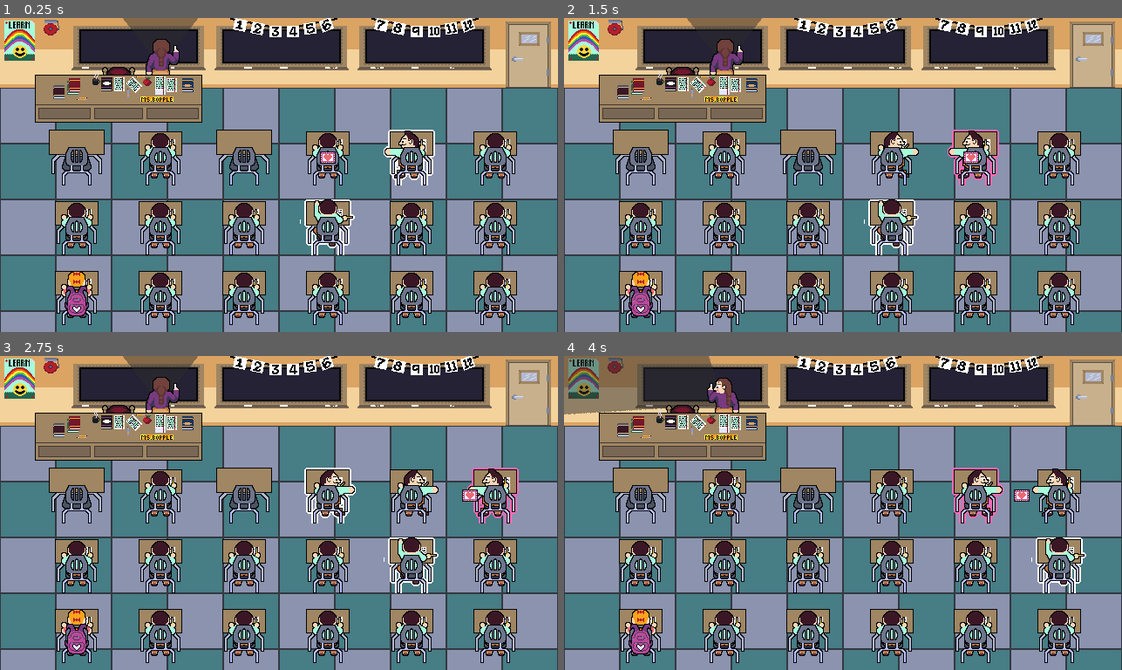
Above: before the commit, frames 1-4 (two rows, left to right).
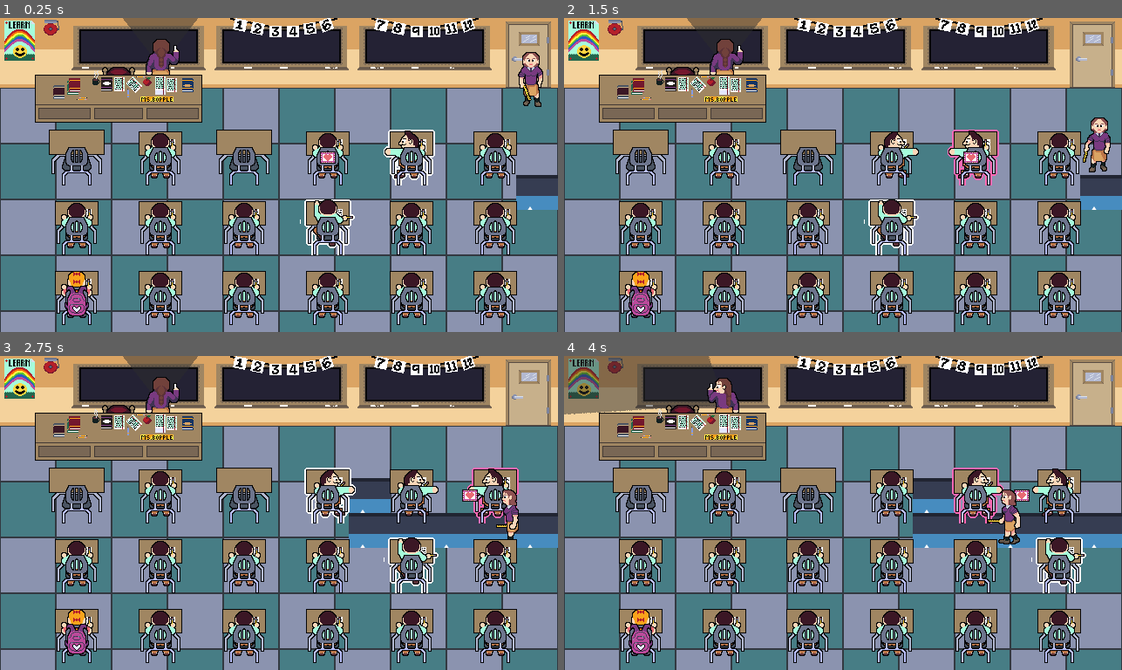
Above: after the commit, the same moments.

Repository: RacBrosGaming/Love-Note
Game: Godot game, scene res://Levels/class_room.tscn
The game is run twice, just before and just after one commit, with the same random seed, the same clock (stepped at 60 frames per second) and the same inputs. The engine's default icon, where the game draws it, is replaced by a stand-in: a white triangle on a blue panel in a dark square.
Inputs (mouse positions are in pixels of both pictures, inside the frame that each line leads up to):
- Up to frame 1 (0.25 s): no input
- Up to frame 2 (1.5 s): move the mouse to (642, 228) at 0.52 s; hold Right (right) 0.53-1.28 s; hold Space (select) 0.53-1.28 s; click (642, 228) at 0.67 s; move the mouse to (725, 156) at 1.27 s; hold Down (down) from 1.28 s (still down); tap Space (select) at 1.35 s; click (725, 156) at 1.42 s
- Up to frame 3 (2.75 s): move the mouse to (161, 566) at 2.02 s; release Down (down) at 2.03 s; hold Right (right) from 2.03 s (still down); hold Space (select) from 2.03 s (still down); click (161, 566) at 2.17 s
- Up to frame 4 (4 s): move the mouse to (725, 635) at 2.77 s; release Right (right) at 2.78 s; release Space (select) at 2.78 s; hold Up (up) 2.78-3.53 s; tap Space (select) at 2.85 s; click (725, 635) at 2.92 s; move the mouse to (809, 566) at 3.52 s; hold Left (left) from 3.53 s (still down); hold Space (select) from 3.53 s (still down); click (809, 566) at 3.67 s

The runs differ from the first frame. In frame 1, 1.4% of the frame differs, in the area x 92-100%, y 10-62%; in frame 2, 1.4%; in frame 3, 4.3%; in frame 4, 4.4%, in the area x 62-100%, y 38-62%.

Commit message:
setting up teachers assistant

Diff:
--- a/Levels/class_room.tscn
+++ b/Levels/class_room.tscn
@@ -1,10 +1,11 @@
-[gd_scene load_steps=13 format=3 uid="uid://bxby0dmjb6vx4"]
+[gd_scene load_steps=14 format=3 uid="uid://bxby0dmjb6vx4"]
 
 [ext_resource type="Script" path="res://Levels/class_room.gd" id="1_o8rf2"]
 [ext_resource type="PackedScene" uid="uid://bycek0e5qii0i" path="res://Scenes/grid.tscn" id="2_ctuag"]
 [ext_resource type="Texture2D" uid="uid://bwjfxpml8l2yu" path="res://Assets/Classroom/classroom.png" id="2_s2hma"]
 [ext_resource type="Texture2D" uid="uid://h46fx5mu0u63" path="res://Assets/Teacher/spritesheet_teacher_desk.png" id="3_picyj"]
 [ext_resource type="PackedScene" uid="uid://uyj6biijy682" path="res://NPCs/teacher.tscn" id="4_mgn65"]
+[ext_resource type="PackedScene" uid="uid://b3iy832u4660f" path="res://NPCs/teacher_assistant.tscn" id="6_72k1s"]
 
 [sub_resource type="AtlasTexture" id="AtlasTexture_7qu55"]
 atlas = ExtResource("3_picyj")
@@ -45,6 +46,7 @@
 normal = Vector2(-1, 0)
 
 [node name="ClassRoom" type="Node2D"]
+y_sort_enabled = true
 script = ExtResource("1_o8rf2")
 
 [node name="TextureRect" type="TextureRect" parent="."]
@@ -54,15 +56,22 @@
 texture = ExtResource("2_s2hma")
 
 [node name="GridPosition" type="Marker2D" parent="."]
+y_sort_enabled = true
 position = Vector2(40, 120)
 gizmo_extents = 32.0
 
 [node name="Grid" parent="GridPosition" instance=ExtResource("2_ctuag")]
+metadata/_edit_lock_ = true
 
 [node name="Teacher" parent="." instance=ExtResource("4_mgn65")]
 position = Vector2(184, 56)
 
+[node name="TeacherAssistant" parent="." node_paths=PackedStringArray("grid") instance=ExtResource("6_72k1s")]
+position = Vector2(608, 72)
+grid = NodePath("../GridPosition/Grid")
+
 [node name="AnimatedSprite2D" type="AnimatedSprite2D" parent="."]
+y_sort_enabled = true
 position = Vector2(136, 88)
 sprite_frames = SubResource("SpriteFrames_yfxkw")
 autoplay = "default"
--- a/NPCs/teacher.tscn
+++ b/NPCs/teacher.tscn
@@ -126,12 +126,10 @@
 height = 64.0
 
 [node name="Teacher" type="CharacterBody2D"]
+y_sort_enabled = true
 script = ExtResource("1_hblwe")
 
 [node name="AnimatedSprite2D" type="AnimatedSprite2D" parent="."]
-z_index = -4
-z_as_relative = false
-y_sort_enabled = true
 sprite_frames = SubResource("SpriteFrames_r6mjn")
 animation = &"look_up"
 autoplay = "idle"
--- /dev/null
+++ b/NPCs/teacher_assistant.gd
@@ -0,0 +1,67 @@
+extends Node2D
+class_name TeacherAssistant
+
+const SPEED = 50.0
+
+@export var grid: Grid
+
+@onready var animated_sprite_2d: AnimatedSprite2D = $AnimatedSprite2D
+@onready var walk_timer: Timer = $WalkTimer
+
+var walk_path: Array[Vector2]
+var moving := false
+var target_position := Vector2(-1, -1)
+
+func _ready() -> void:
+	walk_timer.timeout.connect(_on_walk_timer_timeout)
+
+func _process(_delta: float) -> void:
+	var direction := global_position.direction_to(target_position)
+	var animation := "walk"
+	if global_position.is_equal_approx(target_position):
+		if !walk_path.is_empty() && walk_path.size() > 1:
+			direction = global_position.direction_to(walk_path[1])
+		animation = "idle"
+	match direction:
+		Vector2.LEFT:
+			animated_sprite_2d.play(animation + "_left")
+		Vector2.RIGHT:
+			animated_sprite_2d.play(animation + "_right")
+		Vector2.UP:
+			animated_sprite_2d.play(animation + "_up")
+		Vector2.DOWN, _:
+			animated_sprite_2d.play(animation + "_down")
+
+
+
+func _physics_process(_delta: float) -> void:
+	if walk_path.is_empty():
+		get_random_walk_path()
+		return
+
+	#if target_position.is_equal_approx(Vector2(-1, -1)):
+		#return
+
+	if moving == false:
+		target_position = walk_path.front()
+		moving = true
+
+	global_position = global_position.move_toward(target_position, 1)
+
+	if global_position.is_equal_approx(target_position):
+		walk_path.pop_front()
+		if !walk_path.is_empty():
+			target_position = walk_path.front()
+		else:
+			moving = false
+
+func get_random_walk_path() -> void:
+	var column := randi_range(0, grid.walking_area.x - 2)
+	var row := randi_range(0, grid.walking_area.y - 2)
+	var target_cell := Vector2i(column, row)
+	var path := grid.find_npc_path(global_position, target_cell)
+	walk_path = path
+
+func _on_walk_timer_timeout() -> void:
+
+	walk_timer.start()
--- /dev/null
+++ b/NPCs/teacher_assistant.tscn
@@ -0,0 +1,218 @@
+[gd_scene load_steps=28 format=3 uid="uid://b3iy832u4660f"]
+
+[ext_resource type="Texture2D" uid="uid://cv11ve43s03o" path="res://Assets/Teacher/teacher_assistant_walk_down.png" id="1_icfs4"]
+[ext_resource type="Script" path="res://NPCs/teacher_assistant.gd" id="1_rq2fs"]
+[ext_resource type="Texture2D" uid="uid://8eb6wl7ca7tt" path="res://Assets/Teacher/teacher_assistant_walk_up.png" id="2_l0oxo"]
+[ext_resource type="Texture2D" uid="uid://cigyfqlhcm243" path="res://Assets/Teacher/teacher_assistant_walk_right.png" id="3_j2ug5"]
+
+[sub_resource type="AtlasTexture" id="AtlasTexture_0ogy8"]
+atlas = ExtResource("1_icfs4")
+region = Rect2(0, 0, 64, 64)
+
+[sub_resource type="AtlasTexture" id="AtlasTexture_48j4t"]
+atlas = ExtResource("1_icfs4")
+region = Rect2(128, 0, 64, 64)
+
+[sub_resource type="AtlasTexture" id="AtlasTexture_tp831"]
+atlas = ExtResource("3_j2ug5")
+region = Rect2(256, 0, 64, 64)
+
+[sub_resource type="AtlasTexture" id="AtlasTexture_kifpw"]
+atlas = ExtResource("3_j2ug5")
+region = Rect2(384, 0, 64, 64)
+
+[sub_resource type="AtlasTexture" id="AtlasTexture_0mhp4"]
+atlas = ExtResource("3_j2ug5")
+region = Rect2(0, 0, 64, 64)
+
+[sub_resource type="AtlasTexture" id="AtlasTexture_lcevr"]
+atlas = ExtResource("3_j2ug5")
+region = Rect2(128, 0, 64, 64)
+
+[sub_resource type="AtlasTexture" id="AtlasTexture_kpja4"]
+atlas = ExtResource("2_l0oxo")
+region = Rect2(0, 0, 64, 64)
+
+[sub_resource type="AtlasTexture" id="AtlasTexture_kt3ig"]
+atlas = ExtResource("1_icfs4")
+region = Rect2(0, 0, 64, 64)
+
+[sub_resource type="AtlasTexture" id="AtlasTexture_qcq22"]
+atlas = ExtResource("1_icfs4")
+region = Rect2(64, 0, 64, 64)
+
+[sub_resource type="AtlasTexture" id="AtlasTexture_jq3sx"]
+atlas = ExtResource("1_icfs4")
+region = Rect2(128, 0, 64, 64)
+
+[sub_resource type="AtlasTexture" id="AtlasTexture_uixlt"]
+atlas = ExtResource("1_icfs4")
+region = Rect2(192, 0, 64, 64)
+
+[sub_resource type="AtlasTexture" id="AtlasTexture_h4frg"]
+atlas = ExtResource("3_j2ug5")
+region = Rect2(256, 0, 64, 64)
+
+[sub_resource type="AtlasTexture" id="AtlasTexture_aimx3"]
+atlas = ExtResource("3_j2ug5")
+region = Rect2(320, 0, 64, 64)
+
+[sub_resource type="AtlasTexture" id="AtlasTexture_81fj4"]
+atlas = ExtResource("3_j2ug5")
+region = Rect2(384, 0, 64, 64)
+
+[sub_resource type="AtlasTexture" id="AtlasTexture_tlstm"]
+atlas = ExtResource("3_j2ug5")
+region = Rect2(448, 0, 64, 64)
+
+[sub_resource type="AtlasTexture" id="AtlasTexture_5dylh"]
+atlas = ExtResource("3_j2ug5")
+region = Rect2(0, 0, 64, 64)
+
+[sub_resource type="AtlasTexture" id="AtlasTexture_oblis"]
+atlas = ExtResource("3_j2ug5")
+region = Rect2(64, 0, 64, 64)
+
+[sub_resource type="AtlasTexture" id="AtlasTexture_2v70b"]
+atlas = ExtResource("3_j2ug5")
+region = Rect2(128, 0, 64, 64)
+
+[sub_resource type="AtlasTexture" id="AtlasTexture_uln7j"]
+atlas = ExtResource("3_j2ug5")
+region = Rect2(192, 0, 64, 64)
+
+[sub_resource type="AtlasTexture" id="AtlasTexture_vdnd7"]
+atlas = ExtResource("2_l0oxo")
+region = Rect2(0, 0, 64, 64)
+
+[sub_resource type="AtlasTexture" id="AtlasTexture_1tfay"]
+atlas = ExtResource("2_l0oxo")
+region = Rect2(64, 0, 64, 64)
+
+[sub_resource type="AtlasTexture" id="AtlasTexture_7fpbd"]
+atlas = ExtResource("2_l0oxo")
+region = Rect2(128, 0, 64, 64)
+
+[sub_resource type="SpriteFrames" id="SpriteFrames_cpvfd"]
+animations = [{
+"frames": [{
+"duration": 1.0,
+"texture": SubResource("AtlasTexture_0ogy8")
+}, {
+"duration": 1.0,
+"texture": SubResource("AtlasTexture_48j4t")
+}],
+"loop": true,
+"name": &"idle_down",
+"speed": 2.0
+}, {
+"frames": [{
+"duration": 1.0,
+"texture": SubResource("AtlasTexture_tp831")
+}, {
+"duration": 1.0,
+"texture": SubResource("AtlasTexture_kifpw")
+}],
+"loop": true,
+"name": &"idle_left",
+"speed": 2.0
+}, {
+"frames": [{
+"duration": 1.0,
+"texture": SubResource("AtlasTexture_0mhp4")
+}, {
+"duration": 1.0,
+"texture": SubResource("AtlasTexture_lcevr")
+}],
+"loop": true,
+"name": &"idle_right",
+"speed": 2.0
+}, {
+"frames": [{
+"duration": 1.0,
+"texture": SubResource("AtlasTexture_kpja4")
+}],
+"loop": true,
+"name": &"idle_up",
+"speed": 5.0
+}, {
+"frames": [{
+"duration": 1.0,
+"texture": SubResource("AtlasTexture_kt3ig")
+}, {
+"duration": 1.0,
+"texture": SubResource("AtlasTexture_qcq22")
+}, {
+"duration": 1.0,
+"texture": SubResource("AtlasTexture_jq3sx")
+}, {
+"duration": 1.0,
+"texture": SubResource("AtlasTexture_uixlt")
+}],
+"loop": true,
+"name": &"walk_down",
+"speed": 5.0
+}, {
+"frames": [{
+"duration": 1.0,
+"texture": SubResource("AtlasTexture_h4frg")
+}, {
+"duration": 1.0,
+"texture": SubResource("AtlasTexture_aimx3")
+}, {
+"duration": 1.0,
+"texture": SubResource("AtlasTexture_81fj4")
+}, {
+"duration": 1.0,
+"texture": SubResource("AtlasTexture_tlstm")
+}],
+"loop": true,
+"name": &"walk_left",
+"speed": 5.0
+}, {
+"frames": [{
+"duration": 1.0,
+"texture": SubResource("AtlasTexture_5dylh")
+}, {
+"duration": 1.0,
+"texture": SubResource("AtlasTexture_oblis")
+}, {
+"duration": 1.0,
+"texture": SubResource("AtlasTexture_2v70b")
+}, {
+"duration": 1.0,
+"texture": SubResource("AtlasTexture_uln7j")
+}],
+"loop": true,
+"name": &"walk_right",
+"speed": 5.0
+}, {
+"frames": [{
+"duration": 1.0,
+"texture": SubResource("AtlasTexture_vdnd7")
+}, {
+"duration": 1.0,
+"texture": SubResource("AtlasTexture_1tfay")
+}, {
+"duration": 1.0,
+"texture": SubResource("AtlasTexture_7fpbd")
+}],
+"loop": true,
+"name": &"walk_up",
+"speed": 5.0
+}]
+
+[node name="TeacherAssistant" type="Node2D"]
+y_sort_enabled = true
+script = ExtResource("1_rq2fs")
+
+[node name="AnimatedSprite2D" type="AnimatedSprite2D" parent="."]
+position = Vector2(0, -16)
+sprite_frames = SubResource("SpriteFrames_cpvfd")
+animation = &"idle_down"
+autoplay = "idle_down"
+
+[node name="WalkTimer" type="Timer" parent="."]
+wait_time = 2.0
+one_shot = true
+autostart = true
--- a/Scenes/desk.tscn
+++ b/Scenes/desk.tscn
@@ -60,6 +60,7 @@
 }
 
 [node name="Desk" type="Area2D"]
+y_sort_enabled = true
 collision_layer = 4
 collision_mask = 0
 monitoring = false
--- a/Scenes/empty_desk.tscn
+++ b/Scenes/empty_desk.tscn
@@ -5,6 +5,7 @@
 [ext_resource type="Texture2D" uid="uid://dhiij4f5op4ku" path="res://Assets/Desk/desk_dirty.png" id="3_mmit6"]
 
 [node name="EmptyDesk" type="Node2D"]
+y_sort_enabled = true
 script = ExtResource("1_l6nre")
 desks = Array[Texture2D]([ExtResource("2_mofe2"), ExtResource("3_mmit6")])
 
--- a/Scenes/grid.gd
+++ b/Scenes/grid.gd
@@ -1,8 +1,11 @@
 @tool
 extends Node2D
+class_name Grid
 
 @export var desk_count := Vector2i(6, 3)
 @export var desk_size := Vector2i(96, 80)
+var walking_area := desk_count * 2
+var walking_tile_size := desk_size / 2
 
 const NOTE_SCENE = preload("res://Scenes/note.tscn")
 const DESK_SCENE = preload("res://Scenes/desk.tscn")
@@ -10,8 +13,10 @@
 
 @onready var desks: TileMapLayerScene = $Desks
 @onready var a_star_debug: TileMapLayer = $AStarDebug
+@onready var walkable_grid: TileMapLayer = $WalkableGrid
 
 var a_star_grid: AStarGrid2D
+var npc_a_star_grid: AStarGrid2D
 var note: Note
 var start_position: Vector2i
 var end_position: Vector2i
@@ -22,12 +27,12 @@
 	if not Engine.is_editor_hint():
 		spawn_note()
 		spawn_note_destination()
-		while find_path().is_empty():
-			print("callled")
+		while find_goal_path().is_empty():
 			reroll_empty_desks()
-	var desk := desks.get_cell_scene(end_position) as Desk
-	if is_instance_valid(desk):
-		desk.goal = true
+		var desk := desks.get_cell_scene(end_position) as Desk
+		if is_instance_valid(desk):
+			desk.goal = true
+		#debug_npc_path()
 
 func setup_grids() -> void:
 	desks.clear()
@@ -42,12 +47,52 @@
 	a_star_grid.diagonal_mode = AStarGrid2D.DIAGONAL_MODE_NEVER
 	a_star_grid.jumping_enabled = false
 	a_star_grid.update()
+	setup_npc_grid()
 
-func find_path() -> Array[Vector2i]:
+func setup_npc_grid() -> void:
+	walkable_grid.clear()
+	walkable_grid.tile_set.tile_size = walking_tile_size
+	walkable_grid.position = walking_tile_size / 2
+	npc_a_star_grid = AStarGrid2D.new()
+	npc_a_star_grid.region = Rect2i(Vector2i.ZERO, walking_area)
+	npc_a_star_grid.offset = walking_tile_size / 2
+	npc_a_star_grid.cell_size = walking_tile_size
+	npc_a_star_grid.default_compute_heuristic = AStarGrid2D.HEURISTIC_MANHATTAN
+	npc_a_star_grid.default_estimate_heuristic = AStarGrid2D.HEURISTIC_MANHATTAN
+	npc_a_star_grid.diagonal_mode = AStarGrid2D.DIAGONAL_MODE_NEVER
+	npc_a_star_grid.jumping_enabled = false
+	npc_a_star_grid.update()
+
+func find_goal_path() -> Array[Vector2i]:
+	a_star_debug.clear()
 	var path := a_star_grid.get_id_path(start_position, end_position)
 	for cell in path:
 		a_star_debug.set_cell(cell, 0, Vector2.ZERO)
 	return path
+
+func find_npc_path(start: Vector2i, end: Vector2i) -> Array[Vector2]:
+	walkable_grid.clear()
+	var global_path: Array[Vector2]
+	var starting_cell := walkable_grid.local_to_map(walkable_grid.to_local(start))
+	if npc_a_star_grid.is_in_bounds(starting_cell.x, starting_cell.y):
+		var path := npc_a_star_grid.get_id_path(walkable_grid.local_to_map(walkable_grid.to_local(start)), end)
+		for cell in path:
+			walkable_grid.set_cell(cell, 0, Vector2.RIGHT)
+			var global_cell_position := walkable_grid.to_global(walkable_grid.map_to_local(cell))
+			global_path.append(global_cell_position)
+	else:
+		var top_right := Vector2(npc_a_star_grid.region.size.x - 1, 1)
+		walkable_grid.set_cell(top_right, 0, Vector2.RIGHT)
+		var top_right_global_position := walkable_grid.to_global(walkable_grid.map_to_local(top_right))
+		global_path.append(top_right_global_position)
+	return global_path
+
+func debug_npc_path() -> void:
+	for column in npc_a_star_grid.region.size.x:
+		for row in npc_a_star_grid.region.size.y:
+			var cell := Vector2i(column, row)
+			if !npc_a_star_grid.is_point_solid(cell):
+				walkable_grid.set_cell(cell, 0, Vector2.ZERO)
 
 func spawn_desks() -> void:
 	for i in desk_count.x:
@@ -95,6 +140,7 @@
 	var desk := desk_scene.instantiate()
 	desks.set_cell_scene(desk_position, desk)
 	a_star_grid.set_point_solid(desk_position, desk_scene != DESK_SCENE)
+	npc_a_star_grid.set_point_solid(desk_position * 2, true)
 
 func get_random_desk() -> PackedScene:
 	var rand: int = randi_range(0, 2)
--- a/Scenes/grid.tscn
+++ b/Scenes/grid.tscn
@@ -13,16 +13,36 @@
 tile_size = Vector2i(96, 80)
 sources/0 = SubResource("TileSetAtlasSource_yry3m")
 
+[sub_resource type="TileSetAtlasSource" id="TileSetAtlasSource_1g1yi"]
+texture = ExtResource("3_c30uk")
+texture_region_size = Vector2i(48, 40)
+0:0/0 = 0
+1:0/0 = 0
+0:1/0 = 0
+1:1/0 = 0
+0:2/0 = 0
+1:2/0 = 0
+
+[sub_resource type="TileSet" id="TileSet_1geoq"]
+tile_size = Vector2i(48, 40)
+sources/0 = SubResource("TileSetAtlasSource_1g1yi")
+
 [sub_resource type="TileSet" id="TileSet_8vxve"]
 tile_size = Vector2i(96, 80)
 
 [node name="Grid" type="Node2D"]
+y_sort_enabled = true
 script = ExtResource("1_6gtw2")
 
 [node name="AStarDebug" type="TileMapLayer" parent="."]
 visible = false
 tile_set = SubResource("TileSet_7bo57")
 
+[node name="WalkableGrid" type="TileMapLayer" parent="."]
+position = Vector2(24, 20)
+tile_set = SubResource("TileSet_1geoq")
+
 [node name="Desks" type="TileMapLayer" parent="."]
+y_sort_enabled = true
 tile_set = SubResource("TileSet_8vxve")
 script = ExtResource("5_6t6h3")
Binary file added: Assets/Teacher/teacher_assistant_walk_down.png
Not shown, added: Assets/Teacher/teacher_assistant_walk_down.png.import
Binary file added: Assets/Teacher/teacher_assistant_walk_right.png
Not shown, added: Assets/Teacher/teacher_assistant_walk_right.png.import
Binary file added: Assets/Teacher/teacher_assistant_walk_up.png
Not shown, added: Assets/Teacher/teacher_assistant_walk_up.png.import
Not shown: 1 places in Scenes/grid.tscn that only renumber resources
